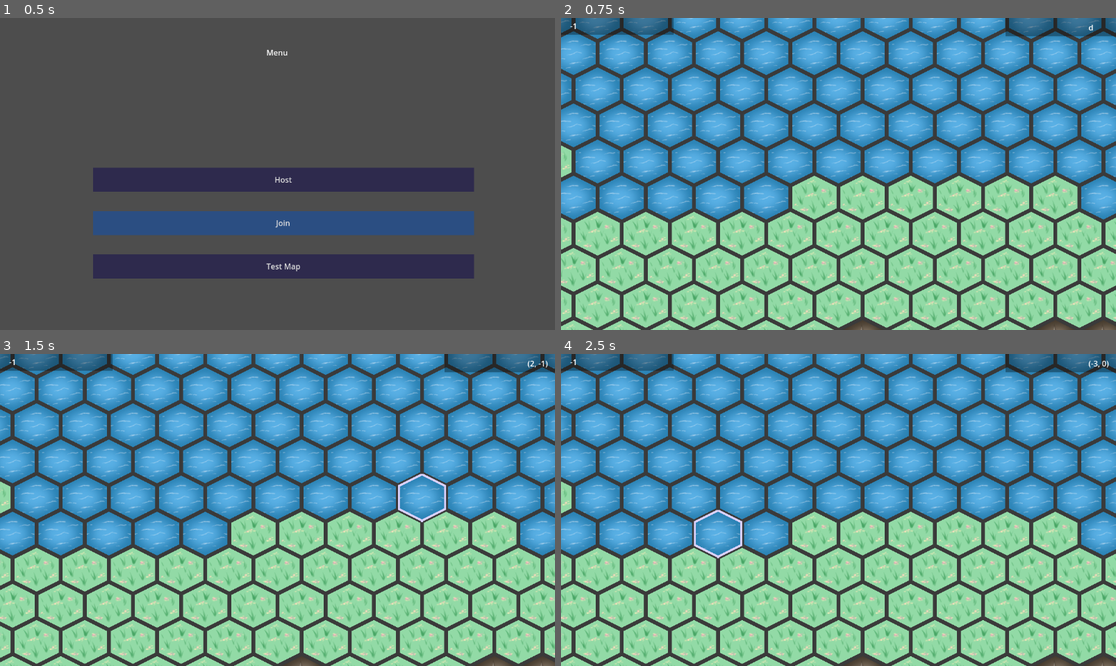
Above: before the commit, frames 1-4 (two rows, left to right).
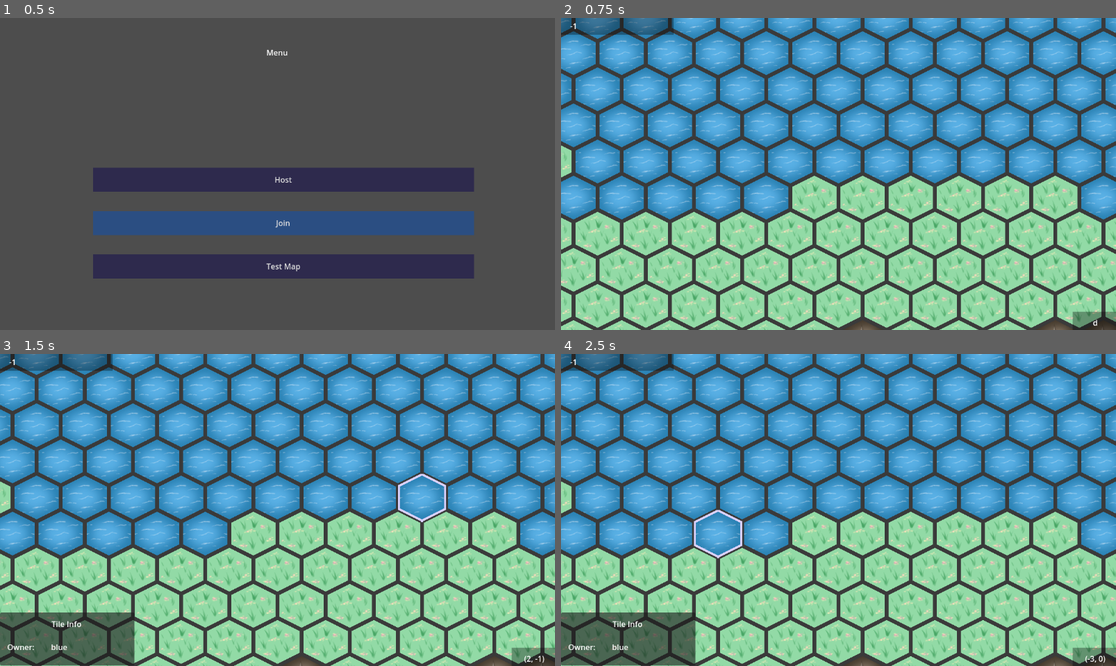
Above: after the commit, the same moments.

Repository: DragonCat4012/Shyv_Game
Game: Godot game, scene res://Scenes/menu.tscn
The game is run twice, just before and just after one commit, with the same random seed, the same clock (stepped at 60 frames per second) and the same inputs.
Inputs (mouse positions are in pixels of both pictures, inside the frame that each line leads up to):
- Up to frame 1 (0.5 s): no input
- Up to frame 2 (0.75 s): click "Test Map" at 0.5 s
- Up to frame 3 (1.5 s): tap Enter at 1.25 s; move the mouse to (399, 494) at 1.27 s; click (399, 494) at 1.35 s
- Up to frame 4 (2.5 s): tap Space at 2 s; move the mouse to (727, 525) at 2.02 s; right-click (727, 525) at 2.1 s; click (727, 525) at 2.3 s

Frame 1 is identical in both runs. In frame 2, 1.3% of the frame differs, in the area x 80-100%, y 0-100%; in frame 3, 4.8%; in frame 4, 4.8%, in the area x 0-100%, y 0-100%.

Commit message:
Dispaly tile info

Diff:
--- a/Scenes/Game/MapScene.gd
+++ b/Scenes/Game/MapScene.gd
@@ -2,6 +2,8 @@
 
 @onready var coordinate_tracker = $Camera2D/Control/CoordinateTracker
 @onready var peer_id = $Camera2D/Control/PeerID
+@onready var tile_info_panel = $Camera2D/Control/TileInfoPanel
+@onready var tile_owner = $Camera2D/Control/TileInfoPanel/TileOwner
 
 @onready var camera_2d = $Camera2D
 @onready var tile_map = $TileMap
@@ -22,7 +24,7 @@
 var height := 50
 
 # caching
-var oldSeelctedTile = Vector2i(-999,-999)
+var oldSeelctedTile = null#Vector2i(-999,-999)
 var oldTileBuildings = []
 
 func _ready():
@@ -40,15 +42,20 @@
 func _input(event):
 	if(Input.is_action_just_released("left_click")):
 		tile_map.local_to_map(to_local(get_global_mouse_position()))
-		_seelct_tile(get_global_mouse_position())
+		_select_tile(get_global_mouse_position())
 
-func _seelct_tile(global: Vector2):
+func _select_tile(global: Vector2):
 	var tilePos = tile_map.local_to_map(to_local(global))
+	tile_map.clear_layer(2) # clear previous seelction
 
 	if tilePos == oldSeelctedTile:
+		oldSeelctedTile = null
+		_toggle_tile_info_viibillity(false)
 		return
 
-	tile_map.clear_layer(2) # clear previous seelction
+	oldSeelctedTile = tilePos
+	_toggle_tile_info_viibillity(true)
+
 	tile_map.set_cell(2, tilePos, source_id, select_atlas)
 	coordinate_tracker.text = str(tilePos)
 
@@ -72,3 +79,7 @@
 		var atlasPositionBefore = tile_map.get_cell_atlas_coords(0, tile.coords)
 		var newAtlas =Vector2i(building_atlas.x, atlasPositionBefore.y)
 		tile_map.set_cell(1, tile.coords, source_id, newAtlas)
+
+func _toggle_tile_info_viibillity(on):
+	tile_info_panel.visible = on
+	tile_owner.text = "blue" # TODO: get nation if there is one
--- a/Scenes/Game/map.tscn
+++ b/Scenes/Game/map.tscn
@@ -53,20 +53,22 @@
 
 [node name="ColorRect2" type="ColorRect" parent="Camera2D/Control"]
 layout_mode = 0
-offset_left = 1157.0
-offset_top = -1.0
-offset_right = 1233.0
-offset_bottom = 39.0
+offset_left = 1151.0
+offset_top = 611.0
+offset_right = 1180.0
+offset_bottom = 651.0
 scale = Vector2(-3.096, 1)
 color = Color(0, 0, 0, 0.329412)
 
 [node name="CoordinateTracker" type="Label" parent="Camera2D/Control"]
 layout_mode = 0
-offset_left = 1094.0
-offset_top = 9.0
-offset_right = 1134.0
-offset_bottom = 32.0
+offset_left = 1075.0
+offset_top = 622.0
+offset_right = 1142.0
+offset_bottom = 645.0
 text = "d"
+horizontal_alignment = 1
+vertical_alignment = 1
 
 [node name="PeerID" type="Label" parent="Camera2D/Control"]
 layout_mode = 0
@@ -75,3 +77,35 @@
 offset_right = 217.0
 offset_bottom = 31.0
 text = "-1"
+
+[node name="TileInfoPanel" type="Panel" parent="Camera2D/Control"]
+visible = false
+layout_mode = 0
+offset_left = -1.0
+offset_top = 538.0
+offset_right = 278.0
+offset_bottom = 648.0
+
+[node name="Label" type="Label" parent="Camera2D/Control/TileInfoPanel"]
+layout_mode = 0
+offset_right = 278.0
+offset_bottom = 48.0
+text = "Tile Info"
+horizontal_alignment = 1
+vertical_alignment = 1
+
+[node name="_TileOwner" type="Label" parent="Camera2D/Control/TileInfoPanel"]
+layout_mode = 0
+offset_left = 15.0
+offset_top = 60.0
+offset_right = 72.0
+offset_bottom = 83.0
+text = "Owner:"
+
+[node name="TileOwner" type="Label" parent="Camera2D/Control/TileInfoPanel"]
+layout_mode = 0
+offset_left = 106.0
+offset_top = 60.0
+offset_right = 163.0
+offset_bottom = 83.0
+text = "-"
Binary file changed: Graphics/Map/TileMap.png
Binary file removed: Graphics/Tiles.png
Not shown, removed: Graphics/Tiles.png.import
